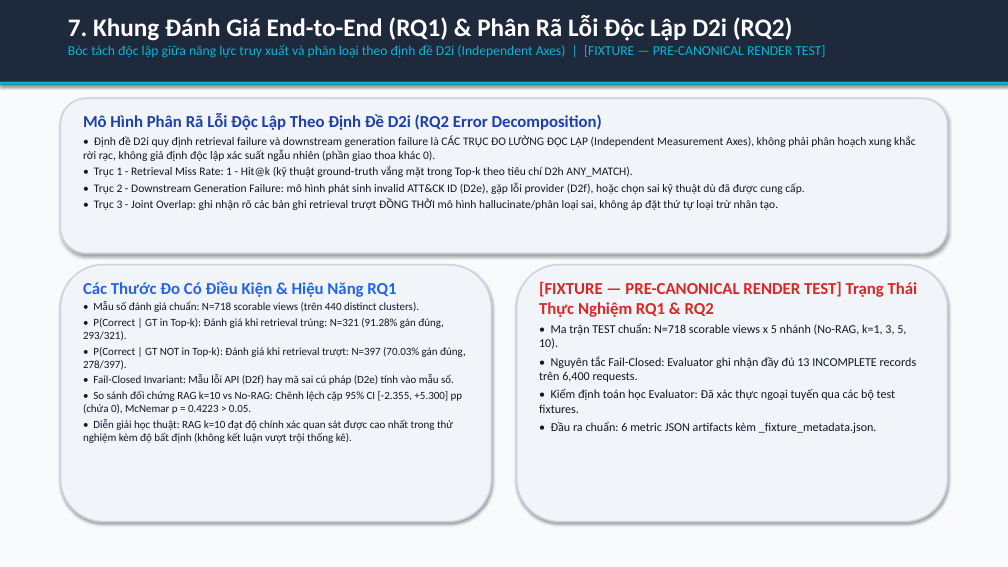
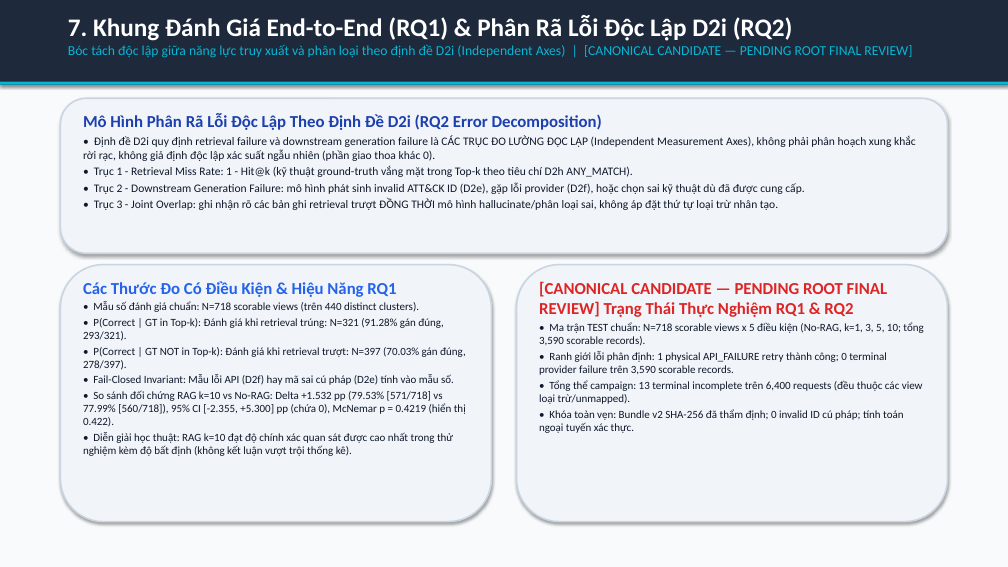
Before and after one commit to habachcp6/RAG2ATTCK, a slide deck: slide 8 of docs/presentation/slides.pptx. Drawn at 1008x567 pixels with LibreOffice and Linux fonts; fonts in the diff are those of the drawing. Boxes give left, top, right and bottom in pixels: in the first picture for what was removed or moved away, otherwise in the second. Text is boxed around its words. In the diff, an @@ line names an element or a change of style, - is before the commit and + after.

Commit message:
feat(slides): canonical consumer adapter, dynamic metric bundle injection, and 0.4219 McNemar alignment

```diff
--- a/docs/presentation/slides.pptx
+++ b/docs/presentation/slides.pptx
@@ text at box(68, 45, 912, 58): text changed @@
-Bóc tách độc lập giữa năng lực truy xuất và phân loại theo định đề D2i (Independent Axes) | [FIXTURE — PRE-CANONICAL RENDER TEST]
+Bóc tách độc lập giữa năng lực truy xuất và phân loại theo định đề D2i (Independent Axes) | [CANONICAL CANDIDATE — PENDING ROOT FINAL REVIEW]
@@ text at box(539, 281, 923, 433): text changed; size 11.5 to 10.5 pt @@
-[FIXTURE — PRE-CANONICAL RENDER TEST] Trạng Thái Thực Nghiệm RQ1 & RQ2
-• Ma trận TEST chuẩn: N=718 scorable views x 5 nhánh (No-RAG, k=1, 3, 5, 10).
-• Nguyên tắc Fail-Closed: Evaluator ghi nhận đầy đủ 13 INCOMPLETE records trên 6,400 requests.
-• Kiểm định toán học Evaluator: Đã xác thực ngoại tuyến qua các bộ test fixtures.
-• Đầu ra chuẩn: 6 metric JSON artifacts kèm _fixture_metadata.json.
+[CANONICAL CANDIDATE — PENDING ROOT FINAL REVIEW] Trạng Thái Thực Nghiệm RQ1 & RQ2
+• Ma trận TEST chuẩn: N=718 scorable views x 5 điều kiện (No-RAG, k=1, 3, 5, 10; tổng 3,590 scorable records).
+• Ranh giới lỗi phân định: 1 physical API_FAILURE retry thành công; 0 terminal provider failure trên 3,590 scorable records.
+• Tổng thể campaign: 13 terminal incomplete trên 6,400 requests (đều thuộc các view loại trừ/unmapped).
+• Khóa toàn vẹn: Bundle v2 SHA-256 đã thẩm định; 0 invalid ID cú pháp; tính toán ngoại tuyến xác thực.
@@ text at box(83, 390, 466, 427): text changed @@
-• So sánh đối chứng RAG k=10 vs No-RAG: Chênh lệch cặp 95% CI [-2.355, +5.300] pp (chứa 0), McNemar p = 0.4223 > 0.05.
+• So sánh đối chứng RAG k=10 vs No-RAG: Delta +1.532 pp (79.53% [571/718] vs 77.99% [560/718]), 95% CI [-2.355, +5.300] pp (chứa 0), McNemar p = 0.4219 (hiển thị 0.422).
```
Also in this commit, not shown: 11 other slides changed, 19 other files.
